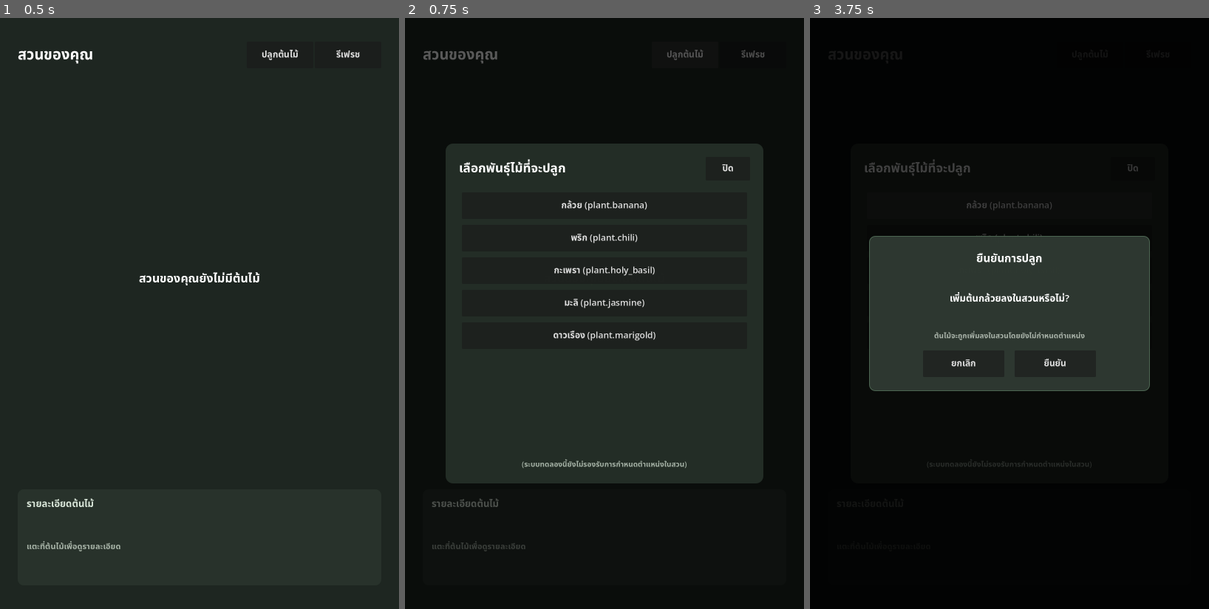
Above: before the commit, frames 1-3 (left to right).
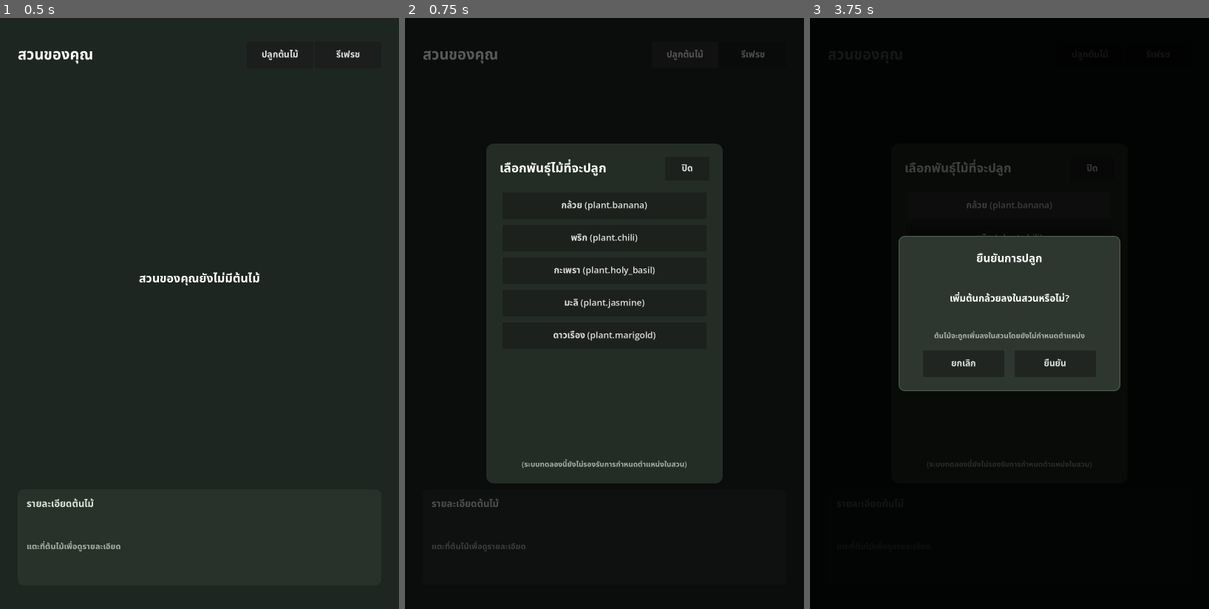
Above: after the commit, the same moments.

Repository: shanwinder/garden
Game: Godot game, scene res://scenes/app/main.tscn
Two runs of this game, one before a commit and one after it. Both use one fixed random seed, a clock stepped at 60 frames per second and the inputs below.
Inputs:
- Up to frame 1 (0.5 s): no input
- Up to frame 2 (0.75 s): click "ปลูกต้นไม้" at 0.5 s
- Up to frame 3 (3.75 s): click "รีเฟรช" at 1.25 s; click "ปิด" at 2 s; click "ปลูกต้นไม้" at 2.75 s; click "กล้วย (plant.banana)" at 3.5 s

Frame 1 is identical in both runs. In frame 2, 9.1% of the frame differs, in the area x 10-90%, y 21-79%; in frame 3, 4.3%.

Commit message:
fix(presentation): resolve narrow portrait layout clipping

Diff:
--- a/scenes/garden/garden_view.tscn
+++ b/scenes/garden/garden_view.tscn
@@ -139,7 +139,7 @@
 layout_mode = 2
 
 [node name="BlockedLabel" type="Label" parent="MainMargin/LayoutBox/ContentArea/BlockedStateContainer"]
-custom_minimum_size = Vector2(800, 0)
+custom_minimum_size = Vector2(580, 0)
 layout_mode = 2
 theme_override_colors/font_color = Color(0.9, 0.7, 0.7, 1)
 theme_override_font_sizes/font_size = 30
--- a/scenes/garden/planting_picker.tscn
+++ b/scenes/garden/planting_picker.tscn
@@ -48,7 +48,7 @@
 grow_vertical = 2
 
 [node name="PickerPanel" type="PanelContainer" parent="CenterContainer"]
-custom_minimum_size = Vector2(860, 920)
+custom_minimum_size = Vector2(640, 920)
 layout_mode = 2
 theme_override_styles/panel = SubResource("StyleBoxFlat_picker_panel")
 
@@ -134,7 +134,7 @@
 grow_vertical = 2
 
 [node name="ConfirmPanel" type="PanelContainer" parent="ConfirmationOverlay/ConfirmCenter"]
-custom_minimum_size = Vector2(760, 420)
+custom_minimum_size = Vector2(600, 420)
 layout_mode = 2
 theme_override_styles/panel = SubResource("StyleBoxFlat_confirm_panel")
 
